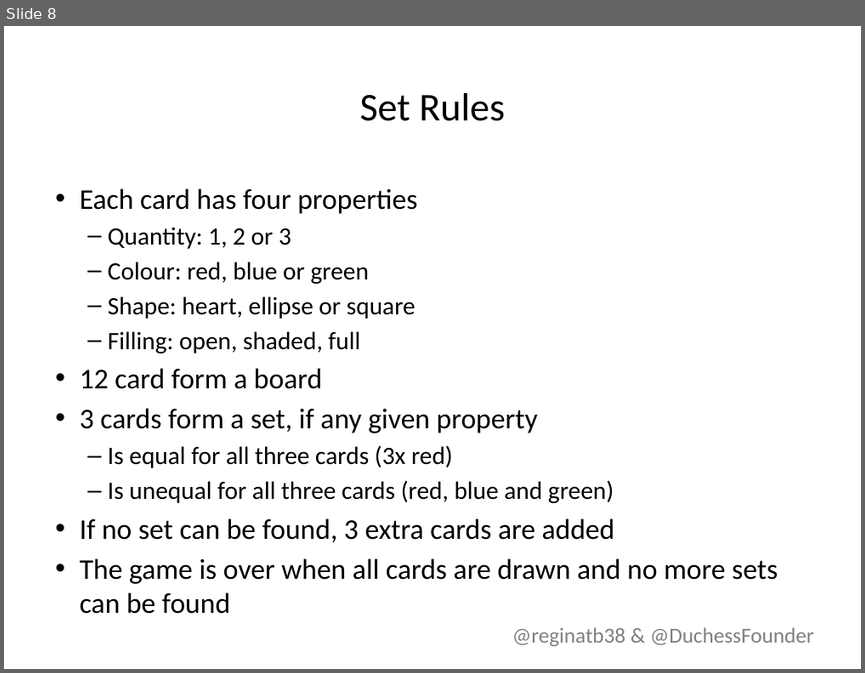
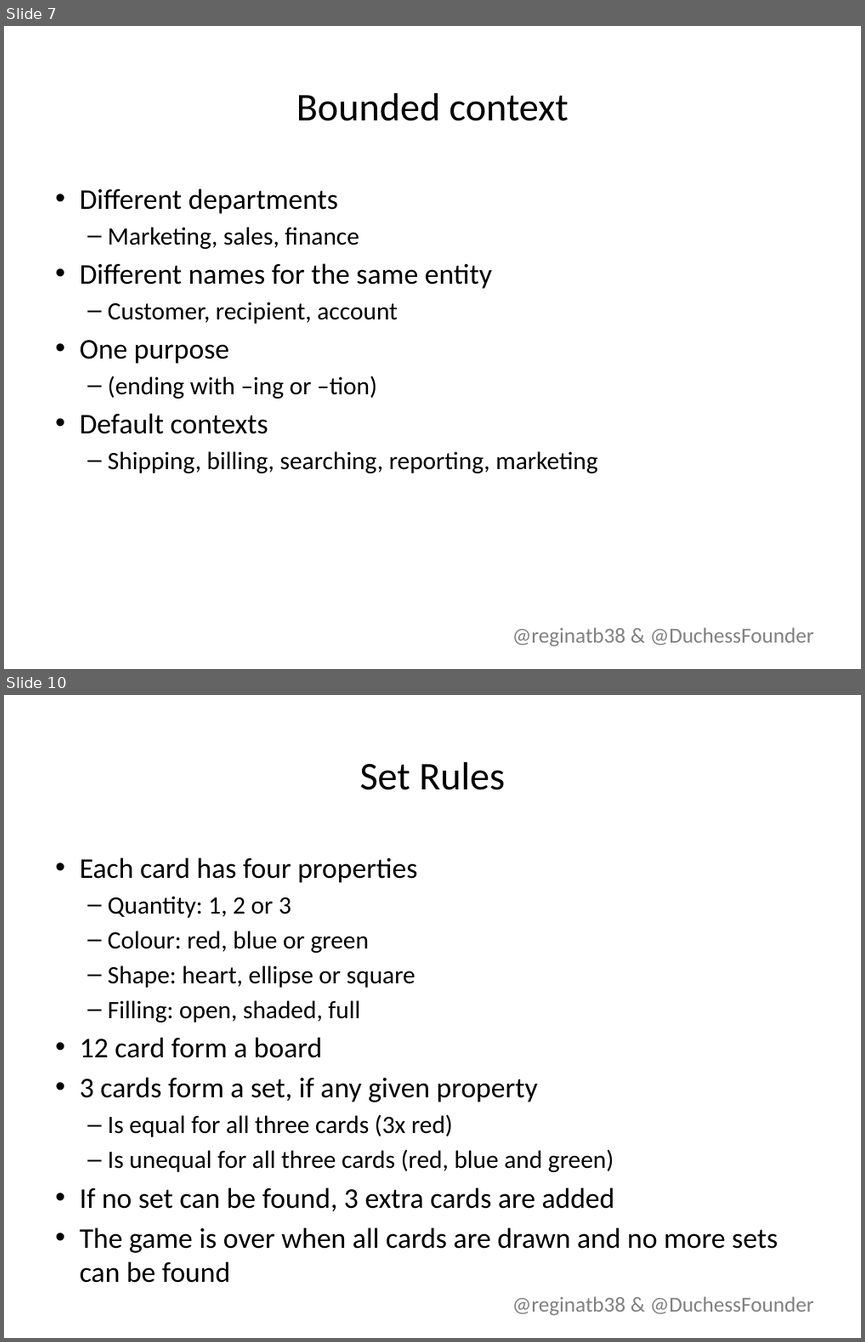
Before and after one commit to lvdpal/microservices, a slide deck: presentation/Presentation.pptx. Shown one above the other, each under a label of ours: slide 8 before the commit, slides 7 and 10 after it; the slides between them are not shown. The pictures are 865x673 and 865x1342 pixels, drawn with LibreOffice and Linux fonts; fonts in the diff are those of the drawing; background and template pictures are left out. Boxes give left, top, right and bottom in pixels: in the first picture for what was removed or moved away, otherwise in the second. Text is boxed around its words. In the diff, an @@ line names an element or a change of style, - is before the commit and + after.

```diff
--- a/presentation/Presentation.pptx
+++ b/presentation/Presentation.pptx
@@ slide 7 added at (4,26,861,669), background #FFFFFF; not listed: 1 template element that a slide beside it also shows @@
@@ title added at (296,93,568,121), 33 pt, text #000000 @@
+Bounded context
@@ text added at (80,188,597,473), 21 pt, text #000000 @@
+• Different departments
+  – Marketing, sales, finance
+• Different names for the same entity
+  – Customer, recipient, account
+• One purpose
+  – (ending with –ing or –tion)
+• Default contexts
+  – Shipping, billing, searching, reporting, marketing
@@ what was slide 8 is now slide 10 @@
```
Also in this commit, not shown: 3 slides changed, 7 other slides added, 4 slides removed, 1 other file.
